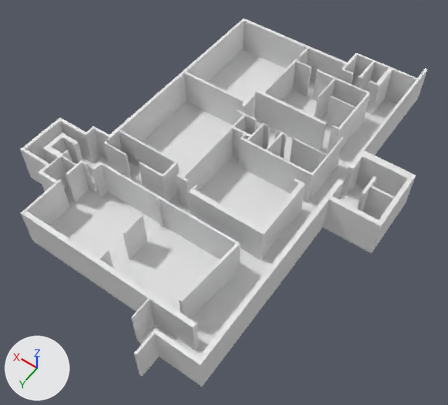
An edit to the glTF model public/models/B1F2.glb, drawn before and after from the same camera.
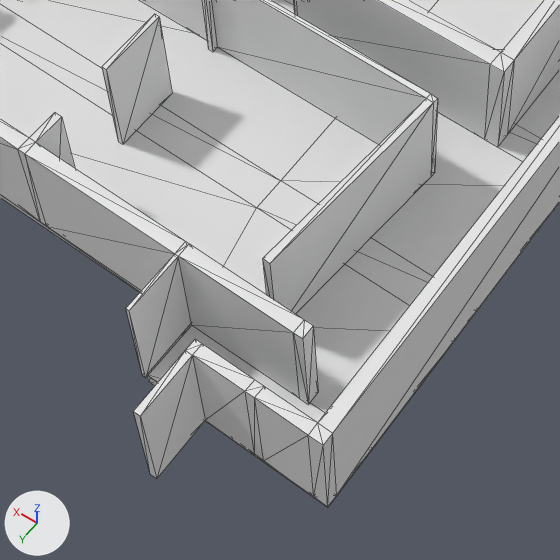
Each version is shown whole from a 50 mm lens placed at (-2.13, 20.9, 4.76), pointed at (0.07, 17.83, -0.06), then close up on the part from 19% to 63% of the width and 52% to 100% of the height. Arrows for +X, +Y and +Z are at lower left; the lights stay in place. The close-ups show mesh edges as thin lines. Vertices at the same position are counted once.

The first close-up shows 'floor', 'walls'.
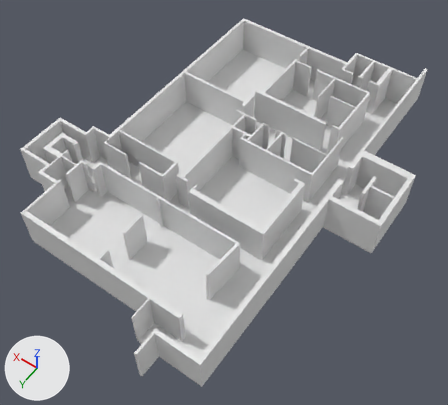
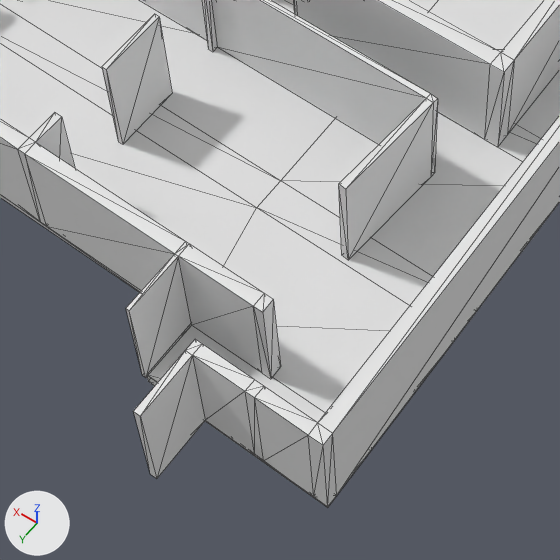
Where the newer file only moved an object's origin or applied its transform, the numbers keep the older frame.

Location of each change, (x1, y1, x2, y2) in pixels of the close-ups (560 x 560 px; the box of a moved part takes in the faces that stretch with it):
```json
{"part": 1, "of": "me_cube_025", "change": "moved or reshaped", "before": [178, 244, 318, 404], "after": [178, 244, 281, 378]}
{"part": 2, "of": "me_cube_025", "change": "moved or reshaped", "before": [263, 98, 433, 313], "after": [339, 98, 433, 260]}
```

The change, as JSON lines over the scene's bpy script:
```json
{"block": "me_cube_025", "where": "me_cube_025.from_pydata(...)  # 756 vertices, 1492 faces; spans x -109.2..21.8, y -75.7..5.0, z 0.0..0.4"}
{"block": "me_cube_025", "where": "# used by ob_walls; location = (-0.867, 19.42, 0.0); rotation_euler = (3.142, 0.0, 0.0), in degrees (180, 0, 0); scale = (-0.0244, -0.0531, -1.0)"}
{"block": "me_cube_025", "change": "me_cube_025 part 1: all 8 vertices in x -9.6..-8.3, y -3.8..-2.9, z 0.0..0.4 are moved by (-5.6, 0.0, 0.0)"}
{"block": "me_cube_025", "change": "me_cube_025 part 2: all 4 vertices in x -18.0..-17.0, y -5.4..-5.3, z 0.0..0.4 are moved by (1.2, -5.9, 0.0)"}
```
